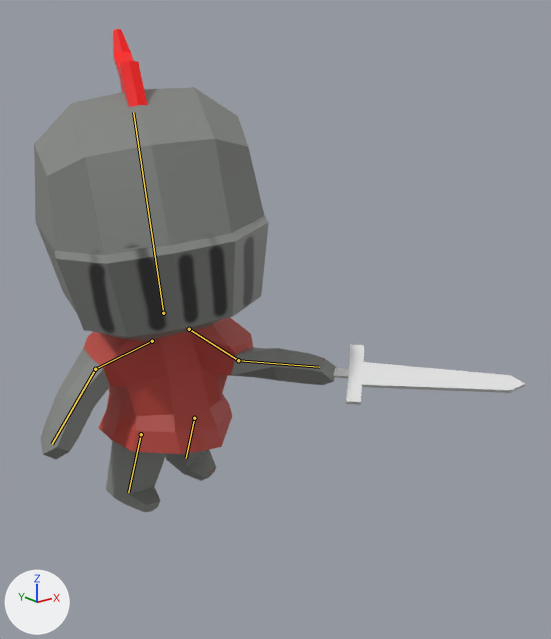
A saved change to the FBX model Assets/Models/guy template amature knight RE.fbx.
Both versions are drawn from a camera (50 mm lens) standing at (-3.31, -5.74, 3.63) and looking at (0.52, -0.94, 1.71). Arrows for +X, +Y and +Z are at lower left; the lights stay in place. Both versions are drawn at frame 9 of the action 'Armature|Slash2'; the numbers are the values there. The bones that change are drawn over the model as lines.
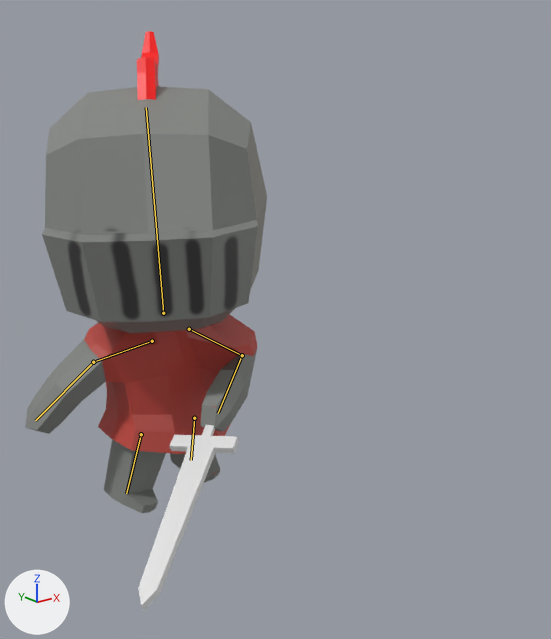
The change in detail:
Bone 'Bone.001' (bone_bone_001) turns from (8, -22, 7) to (6, -35, 2) degrees about its own x, y and z.
Bone 'Bone_L' (bone_bone_l) turns from (66, 23, -2) to (64, 22, 6) degrees about its own x, y and z.
Bone 'Bone_L.001' (bone_bone_l_001) turns from (-29, -45, 38) to (78, -12, -71) degrees about its own x, y and z.
Bone 'Bone_R' (bone_bone_r) turns from (-5, -15, 14) to (-4, -14, 6) degrees about its own x, y and z.
Bone 'Bone_R.001' (bone_bone_r_001) turns from (20, 11, 34) to (-8, 0, 43) degrees about its own x, y and z.
Bone 'Bone_L.002' (bone_bone_l_002) turns from (-26, -13, 14) to (-21, -8, 14) degrees about its own x, y and z.
Bone 'Bone_R.002' (bone_bone_r_002) turns from (-7, -13, -13) to (-6, -12, -16) degrees about its own x, y and z.

Pixel boxes [x1, y1, x2, y2] of what changed, in the pictures (551 x 639 px):
'Cube', posed (20% narrower)
    before: [34, 29, 337, 512]
    after: [25, 31, 267, 513]
'Cube.001', posed
    before: [334, 344, 525, 405]
    after: [138, 425, 239, 610]
bone 'Bone.001', root to tip
    before: (163, 313) to (133, 112)
    after: (163, 313) to (146, 107)
bone 'Bone_L', root to tip
    before: (189, 329) to (238, 360)
    after: (189, 329) to (242, 355)
bone 'Bone_L.001', root to tip
    before: (238, 360) to (319, 367)
    after: (242, 355) to (218, 413)
bone 'Bone_R', root to tip
    before: (152, 341) to (95, 369)
    after: (152, 341) to (93, 362)
bone 'Bone_R.001', root to tip
    before: (95, 369) to (52, 444)
    after: (93, 362) to (35, 420)
bone 'Bone_L.002', root to tip
    before: (194, 418) to (186, 458)
    after: (194, 418) to (191, 460)
bone 'Bone_R.002', root to tip
    before: (141, 434) to (128, 492)
    after: (141, 434) to (126, 493)
